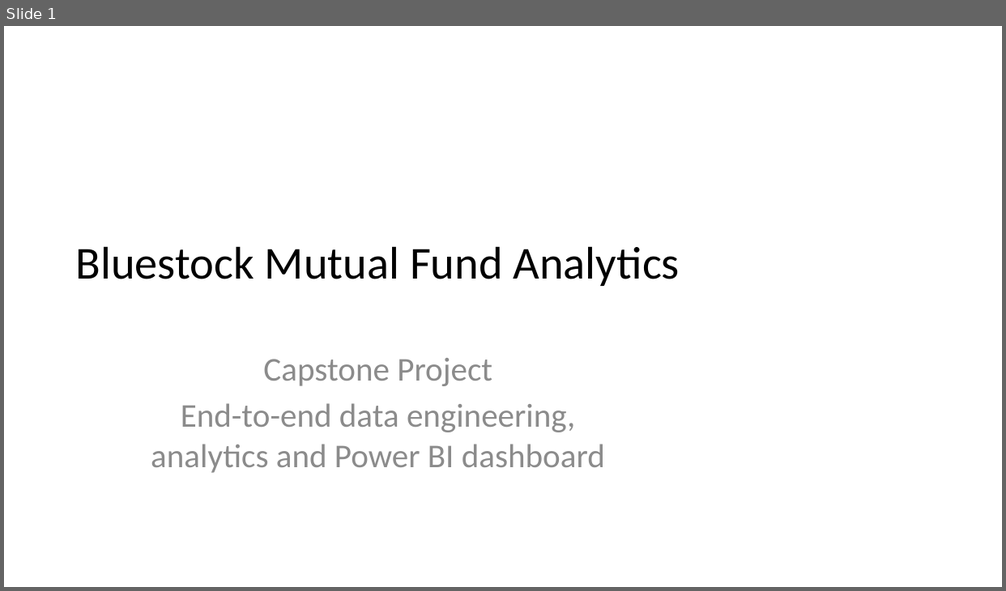
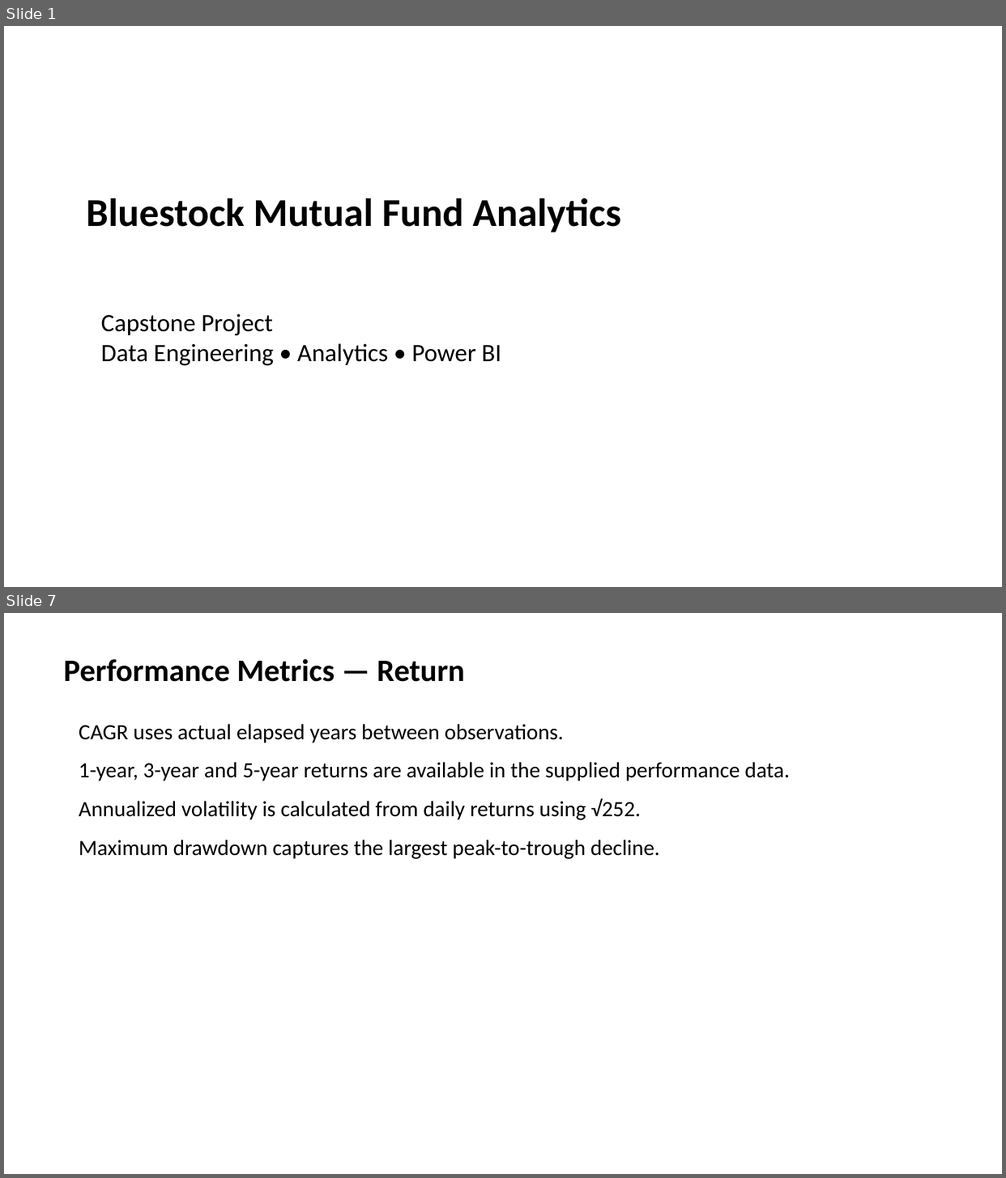
Before and after one commit to farhandev-20/mutual-fund-analytics, a slide deck: reports/Presentation.pptx. Shown one above the other, each under a label of ours: slide 1 before the commit, slides 1 and 7 after it; the slides between them are not shown. The pictures are 1006x591 and 1006x1178 pixels, drawn with LibreOffice and Linux fonts; fonts in the diff are those of the drawing. Boxes give left, top, right and bottom in pixels: in the first picture for what was removed or moved away, otherwise in the second. Text is boxed around its words. In the diff, an @@ line names an element or a change of style, - is before the commit and + after.

Commit message:
Final: Complete Bluestock MF Capstone

```diff
--- a/reports/Presentation.pptx
+++ b/reports/Presentation.pptx
@@ slide 7 added at [4, 613, 1002, 1174], background #FFFFFF @@
@@ text added at [64, 659, 464, 682], 30 pt, text #000000, bold @@
+Performance Metrics — Return
@@ text added at [79, 724, 790, 859], 21 pt, text #000000 @@
+CAGR uses actual elapsed years between observations.
+1-year, 3-year and 5-year returns are available in the supplied performance data.
+Annualized volatility is calculated from daily returns using √252.
+Maximum drawdown captures the largest peak-to-trough decline.
@@ slide 1 changed as well @@
@@ text "Bluestock Mutual Fund Analytics": place and size @@
-text "Bluestock Mutual Fund Analytics" at [76, 246, 680, 286]
+text "Bluestock Mutual Fund Analytics" at [86, 198, 621, 233]
@@ text "Bluestock Mutual Fund Analytics" at [86, 198, 621, 233]: size 44 to 38 pt, bold on; alignment centre to left; vertical alignment middle to top @@
@@ text at [101, 314, 501, 366]: text changed; size 32 to 24 pt; text colour #8C8C8C to #000000 @@
-Capstone Project
-End-to-end data engineering, analytics and Power BI dashboard
+Capstone Project
+Data Engineering • Analytics • Power BI
```
Also in this commit, not shown: 10 other slides added, 9 slides removed, 17 other files.
